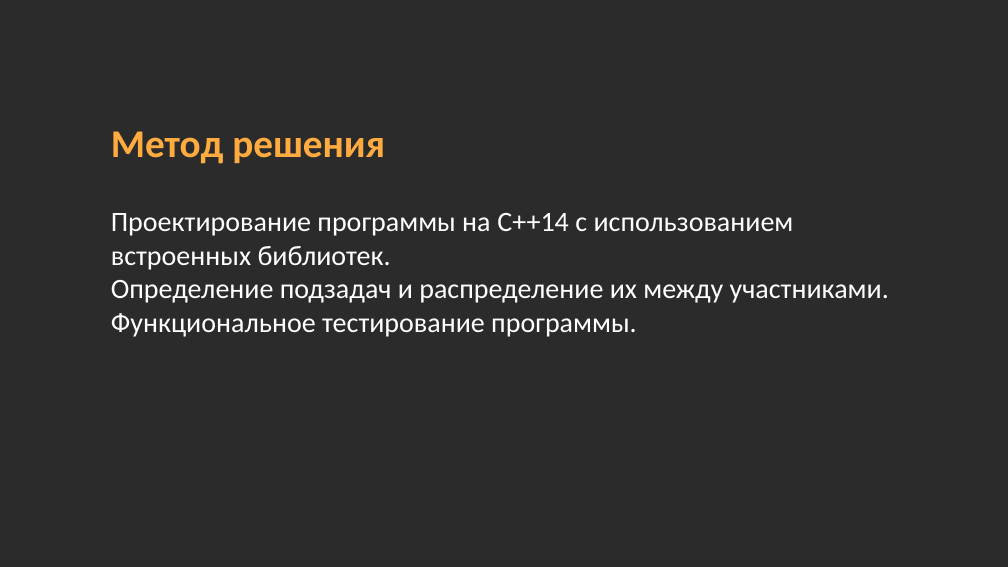
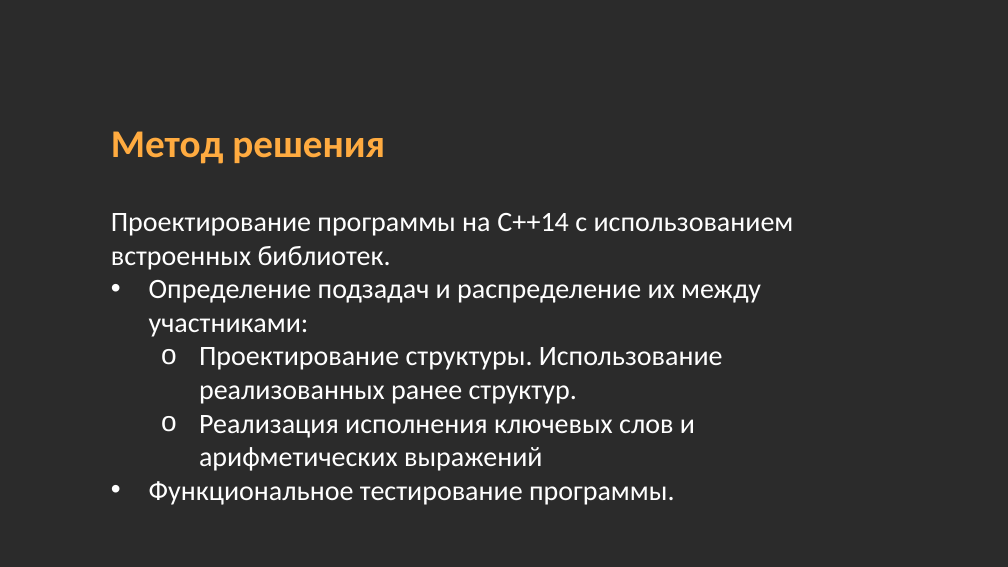
Before and after one commit to midnsun/mp2-2024-lab7-interpretator, a slide deck: slide 3 of Презентация_лабораторная_Интерпретатор_Загрядсков_Максим_Болтенков_Станислав_3823Б1ПМ1_1.pptx (slide 4 before the commit). Drawn at 1008x567 pixels with LibreOffice and Linux fonts; fonts in the diff are those of the drawing; background and template pictures are left out; a plain dark background stands for a picture behind light text. Boxes give left, top, right and bottom in pixels: in the first picture for what was removed or moved away, otherwise in the second. Text is boxed around its words. In the diff, an @@ line names an element or a change of style, - is before the commit and + after.

```diff
--- a/Презентация_лабораторная_Интерпретатор_Загрядсков_Максим_Болтенков_Станислав_3823Б1ПМ1_1.pptx
+++ b/Презентация_лабораторная_Интерпретатор_Загрядсков_Максим_Болтенков_Станислав_3823Б1ПМ1_1.pptx
@@ text at box(111, 213, 794, 471): text changed @@
-Проектирование программы на C++14 с использованием встроенных библиотек.
-Определение подзадач и распределение их между участниками.
+• Проектирование программы на C++14 с использованием встроенных библиотек.
+  Определение подзадач и распределение их между участниками:
+  o Проектирование структуры. Использование реализованных ранее структур.
+  o Реализация исполнения ключевых слов и арифметических выражений
@@ text at box(149, 481, 675, 505): bullet none to • @@
```
Also in this commit, not shown: 4 other slides changed, 1 slide added, 2 slides removed.
